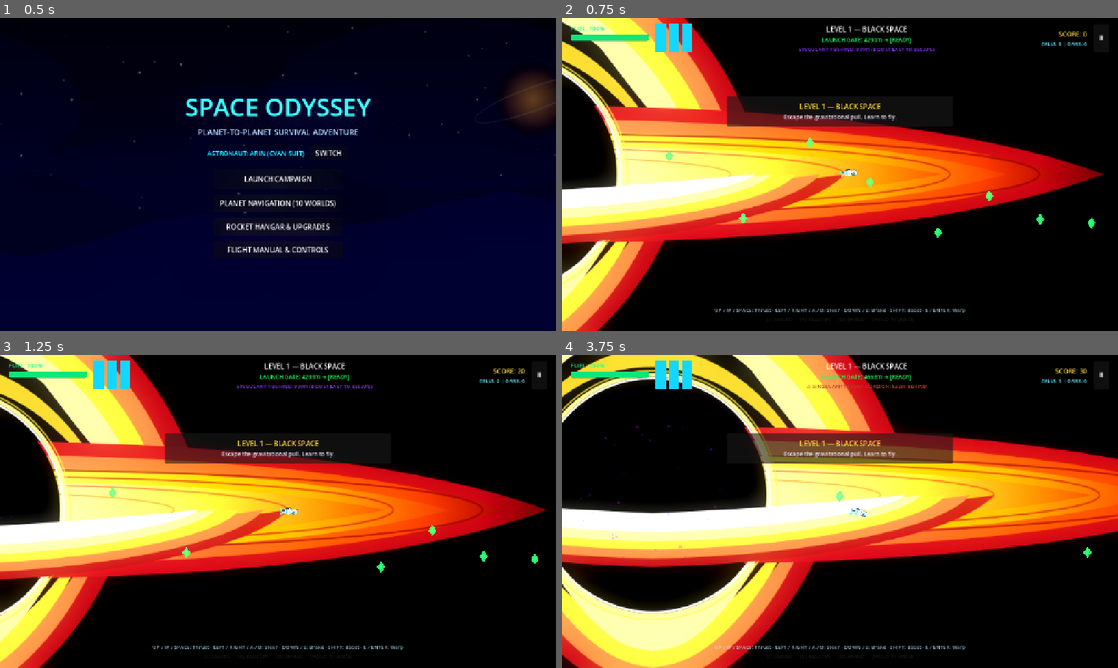
Above: before the commit, frames 1-4 (two rows, left to right).
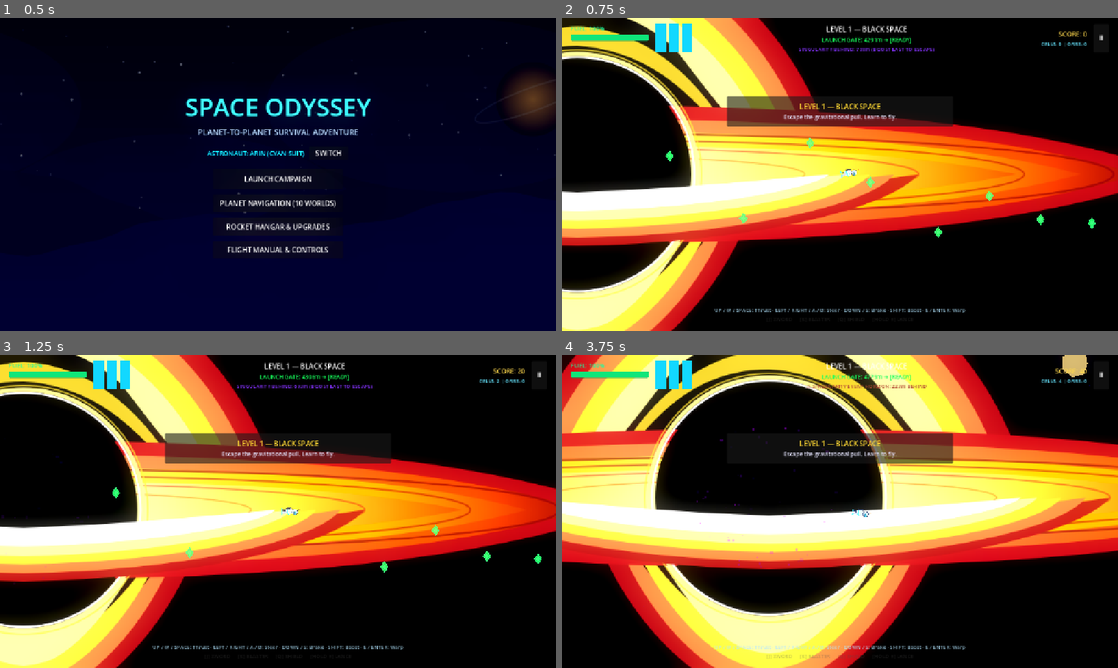
Above: after the commit, the same moments.

Repository: mallikarjunr444-gif/respawn-2d-game
Game: Godot game, scene res://scenes/main_menu.tscn
Same seed, same stepped clock (60 frames per second), same inputs: the game is played once before the commit and once after it.
Inputs (mouse positions are in pixels of both pictures, inside the frame that each line leads up to):
- Up to frame 1 (0.5 s): no input
- Up to frame 2 (0.75 s): click "LAUNCH CAMPAIGN" at 0.5 s
- Up to frame 3 (1.25 s): no input
- Up to frame 4 (3.75 s): tap Enter (ui_accept) at 1.25, 1.52 s; move the mouse to (962, 495) at 1.27 s; hold D (move_right) 1.28-2 s; tap J (attack) at 1.35 s; click (962, 495) at 1.42 s; drag from (728, 527) to (828, 505) at 2.02 s; move the mouse to (895, 442) at 2.77 s; hold D (move_right) 2.78-3.5 s; hold E (interact) 2.78-3.5 s; drag from (812, 574) to (801, 480) at 3.52 s

Frame 1 is identical in both runs. In frame 2, 47% of the frame differs, in the area x 0-100%, y 0-100%; in frame 3, 48%; in frame 4, 67%.

Commit message:
In space only rocket ship vehicle; on planets character astronaut

Diff:
--- /dev/null
+++ b/assets/objects/rocket_ship.svg
@@ -0,0 +1,66 @@
+<svg xmlns="http://www.w3.org/2000/svg" viewBox="0 0 120 180" width="120" height="180">
+  <defs>
+    <linearGradient id="hullGrad" x1="0%" y1="0%" x2="100%" y2="0%">
+      <stop offset="0%" stop-color="#b0bfdb"/>
+      <stop offset="35%" stop-color="#e8f0fe"/>
+      <stop offset="70%" stop-color="#ffffff"/>
+      <stop offset="100%" stop-color="#8a99b8"/>
+    </linearGradient>
+    <linearGradient id="cockpitGrad" x1="0%" y1="0%" x2="0%" y2="100%">
+      <stop offset="0%" stop-color="#3df0ff"/>
+      <stop offset="60%" stop-color="#0088cc"/>
+      <stop offset="100%" stop-color="#003366"/>
+    </linearGradient>
+    <linearGradient id="finGrad" x1="0%" y1="0%" x2="100%" y2="100%">
+      <stop offset="0%" stop-color="#ff4757"/>
+      <stop offset="100%" stop-color="#991520"/>
+    </linearGradient>
+    <linearGradient id="nozzleGrad" x1="0%" y1="0%" x2="0%" y2="100%">
+      <stop offset="0%" stop-color="#4a4e69"/>
+      <stop offset="100%" stop-color="#1e1e24"/>
+    </linearGradient>
+    <filter id="coreGlow" x="-20%" y="-20%" width="140%" height="140%">
+      <feGaussianBlur stdDeviation="3" result="blur"/>
+      <feComposite in="SourceGraphic" in2="blur" operator="over"/>
+    </filter>
+  </defs>
+
+  <!-- Left Main Delta Wing -->
+  <path d="M 38 100 L 4 146 L 22 148 L 36 128 Z" fill="url(#finGrad)"/>
+  <!-- Left Winglet -->
+  <path d="M 4 146 L 2 134 L 10 138 Z" fill="#ff7a2e"/>
+
+  <!-- Right Main Delta Wing -->
+  <path d="M 82 100 L 116 146 L 98 148 L 84 128 Z" fill="url(#finGrad)"/>
+  <!-- Right Winglet -->
+  <path d="M 116 146 L 118 134 L 110 138 Z" fill="#ff7a2e"/>
+
+  <!-- Main Engine Nozzles -->
+  <path d="M 42 142 L 38 160 L 52 160 L 48 142 Z" fill="url(#nozzleGrad)"/>
+  <path d="M 78 142 L 82 160 L 68 160 L 72 142 Z" fill="url(#nozzleGrad)"/>
+  <ellipse cx="45" cy="160" rx="7" ry="2.5" fill="#ff7a2e"/>
+  <ellipse cx="75" cy="160" rx="7" ry="2.5" fill="#ff7a2e"/>
+
+  <!-- Aerodynamic Main Rocket Hull -->
+  <!-- Nosecone curves from (60, 8) down to side hips at (32, 126) and (88, 126) -->
+  <path d="M 60 8 Q 78 48 88 104 Q 88 132 86 144 L 34 144 Q 32 132 32 104 Q 42 48 60 8 Z" fill="url(#hullGrad)"/>
+
+  <!-- Center Dorsal Fin -->
+  <path d="M 57 88 L 60 62 L 63 88 L 60 146 Z" fill="#57606f"/>
+
+  <!-- Racing / Fleet Stripe -->
+  <path d="M 44 94 L 76 94 L 78 104 L 42 104 Z" fill="#ff4757"/>
+  <path d="M 42 108 L 78 108 L 79 113 L 41 113 Z" fill="#ff7a2e"/>
+
+  <!-- Pressurized Cockpit Canopy Glass -->
+  <ellipse cx="60" cy="54" rx="11" ry="22" fill="url(#cockpitGrad)"/>
+  <!-- Specular Canopy Glare -->
+  <path d="M 54 40 Q 64 36 67 48 Q 63 42 56 46 Z" fill="#ffffff" opacity="0.75"/>
+
+  <!-- RCS Thruster Ports -->
+  <circle cx="36" cy="72" r="2" fill="#333333"/>
+  <circle cx="84" cy="72" r="2" fill="#333333"/>
+
+  <!-- Heat Shield Bottom Trim -->
+  <path d="M 34 144 L 86 144 L 84 149 L 36 149 Z" fill="#2f3542"/>
+</svg>
--- a/scenes/game.gd
+++ b/scenes/game.gd
@@ -92,10 +92,13 @@
 	player = player_scene.instantiate()
 	var start_pos = world_info.get("player_start", Vector2(1200.0, 2000.0))
 	player.position = start_pos
-	player.facing_dir = 1.0
 	player.facing_angle = 0.0
 	player.velocity = Vector2(80.0, 0.0)
 	player.level_bounds = level_bounds
+
+	# Space mode: ONLY rocket in space; on planet: character
+	var is_in_space = world_info.get("is_space", false) or world_info.get("id") == "black_space"
+	player.set_space_vehicle_mode(is_in_space)
 
 	# Configure planetary environmental forces
 	var grav_val = world_info.get("gravity_strength", 200.0)
--- a/scenes/player.gd
+++ b/scenes/player.gd
@@ -43,6 +43,7 @@
 # ── References ──
 @onready var sprite: Sprite2D = $Sprite2D
 @onready var rocket_sprite: Sprite2D = $RocketSprite
+@onready var ship_sprite: Sprite2D = $ShipSprite
 @onready var exhaust_particles: CPUParticles2D = $ExhaustParticles
 @onready var boost_particles: CPUParticles2D = $BoostParticles
 @onready var visor_light: PointLight2D = $VisorLight
@@ -50,6 +51,7 @@
 @onready var sword_arc: Polygon2D = $SwordArea/SwordArc
 @onready var shield_bubble: Area2D = $ShieldBubble
 
+var is_space_mode: bool = false
 var blaster_scene: PackedScene = preload("res://scenes/projectiles/blaster_bolt.tscn")
 var lance_scene: PackedScene = preload("res://scenes/projectiles/gravity_lance.tscn")
 
@@ -60,6 +62,15 @@
 	shield_bubble.monitoring = false
 	shield_bubble.visible = false
 	_update_character_appearance()
+
+func set_space_vehicle_mode(in_space: bool) -> void:
+	is_space_mode = in_space
+	if ship_sprite:
+		ship_sprite.visible = in_space
+	if sprite:
+		sprite.visible = not in_space
+	if rocket_sprite:
+		rocket_sprite.visible = not in_space
 
 func _update_character_appearance() -> void:
 	if GameState.selected_character == "mira":
@@ -123,20 +134,29 @@
 			velocity += thrust_dir * (thrust_power * delta)
 			GameState.consume_fuel(GameState.FUEL_CONSUMPTION_RATE * delta)
 			exhaust_particles.emitting = true
-			rocket_sprite.modulate = Color(1.5, 1.2, 0.8, 1.0)
+			if is_space_mode:
+				ship_sprite.modulate = Color(1.3, 1.2, 1.0, 1.0)
+			else:
+				rocket_sprite.modulate = Color(1.5, 1.2, 0.8, 1.0)
 			visor_light.energy = 2.0
 		else:
 			# Emergency solar glide: low-power reserve thrust so astronaut is NEVER permanently stranded
 			velocity += thrust_dir * (thrust_power * 0.45 * delta)
 			exhaust_particles.emitting = true
-			rocket_sprite.modulate = Color(0.6, 1.0, 1.2, 0.8)
+			if is_space_mode:
+				ship_sprite.modulate = Color(0.7, 1.1, 1.3, 0.9)
+			else:
+				rocket_sprite.modulate = Color(0.6, 1.0, 1.2, 0.8)
 			visor_light.energy = 1.2
 
 		is_thrusting = true
 	else:
 		is_thrusting = false
 		exhaust_particles.emitting = false
-		rocket_sprite.modulate = Color(0.8, 0.8, 0.9, 1.0)
+		if is_space_mode:
+			ship_sprite.modulate = Color.WHITE
+		else:
+			rocket_sprite.modulate = Color(0.8, 0.8, 0.9, 1.0)
 		visor_light.energy = 1.0
 
 	# ── Braking / Reverse (Down Arrow / S) ──
--- a/scenes/player.tscn
+++ b/scenes/player.tscn
@@ -2,6 +2,7 @@
 
 [ext_resource type="Script" path="res://scenes/player.gd" id="1_script"]
 [ext_resource type="Texture2D" path="res://assets/characters/arin_male.svg" id="2_arin"]
+[ext_resource type="Texture2D" path="res://assets/objects/rocket_ship.svg" id="3_ship"]
 
 [sub_resource type="RectangleShape2D" id="RectangleShape2D_player"]
 size = Vector2(28, 54)
@@ -37,6 +38,12 @@
 position = Vector2(0, 8)
 scale = Vector2(0.3, 0.3)
 modulate = Color(0.8, 0.8, 0.9, 1.0)
+
+[node name="ShipSprite" type="Sprite2D" parent="."]
+visible = false
+position = Vector2(0, -18)
+scale = Vector2(0.48, 0.48)
+texture = ExtResource("3_ship")
 
 [node name="ExhaustParticles" type="CPUParticles2D" parent="."]
 position = Vector2(0, 12)
--- a/scripts/level_data.gd
+++ b/scripts/level_data.gd
@@ -31,6 +31,7 @@
 			"id": "black_space",
 			"name": "LEVEL 1 — BLACK SPACE",
 			"subtitle": "Escape the gravitational pull. Learn to fly.",
+			"is_space": true,
 			"level_width": 6000.0,
 			"level_height": 4000.0,
 
@@ -49,10 +50,10 @@
 
 			# Black hole (Level 1 ONLY — Positioned BEHIND player on left)
 			"has_black_hole": true,
-			"black_hole_position": Vector2(300.0, 2000.0),
-			"black_hole_pull_radius": 1900.0,
-			"black_hole_pull_strength": 480.0,
-			"black_hole_kill_radius": 140.0,
+			"black_hole_position": Vector2(500.0, 2000.0),
+			"black_hole_pull_radius": 2200.0,
+			"black_hole_pull_strength": 420.0,
+			"black_hole_kill_radius": 180.0,
 
 			# Hazards
 			"hazard_type": HazardType.ASTEROIDS,
@@ -80,6 +81,7 @@
 			"id": "neptune",
 			"name": "LEVEL 2 — NEPTUNE",
 			"subtitle": "Azure atmosphere. Icy debris and high-velocity wind streams.",
+			"is_space": false,
 			"level_width": 7000.0,
 			"level_height": 4500.0,
 
Not shown, added: assets/objects/rocket_ship.svg.import
Not shown, changed: index.html
Not shown, changed: public/index.html
